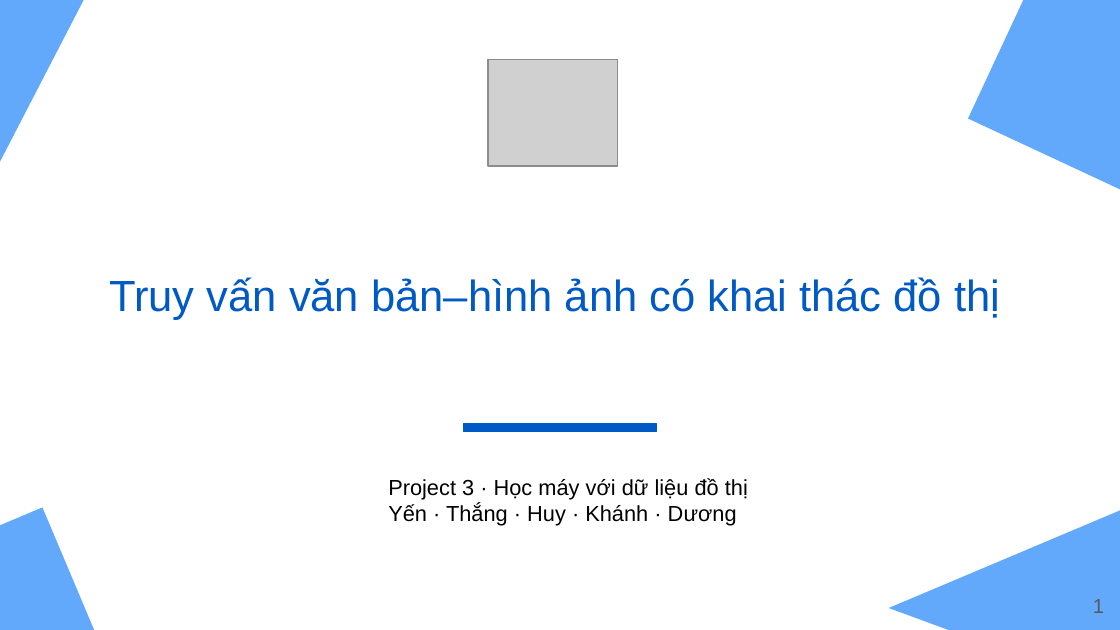
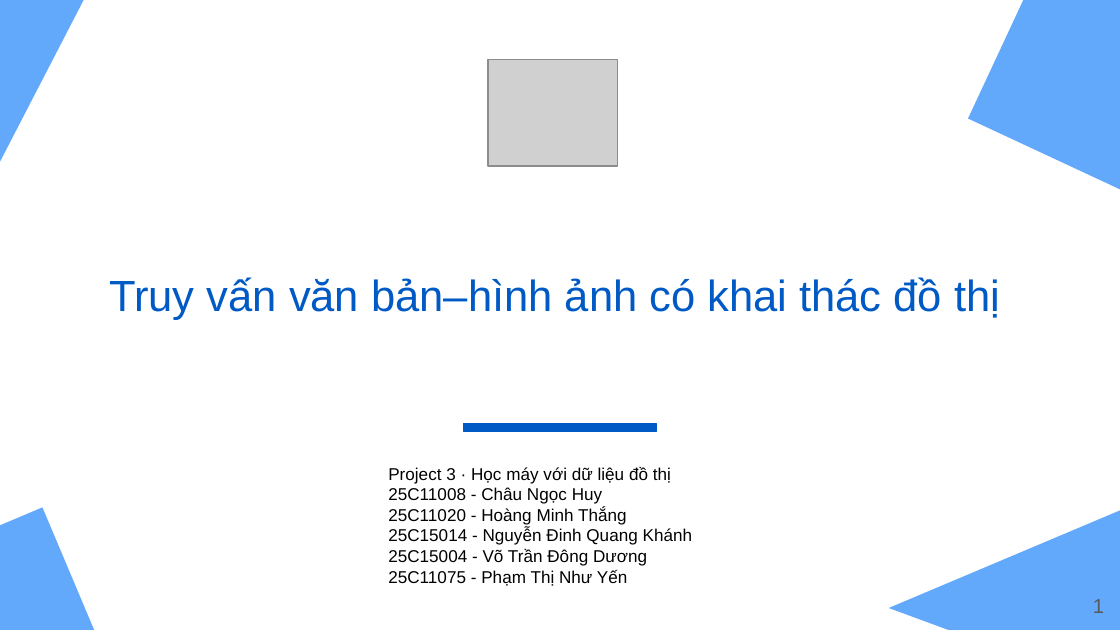
Before and after one commit to Chau-Ngoc-Huy/graphml-project3, a slide deck: slide 1 of slides/slides.pptx. Drawn at 1120x630 pixels with LibreOffice and Linux fonts; fonts in the diff are those of the drawing; grey boxes stand for pictures. Boxes give left, top, right and bottom in pixels: in the first picture for what was removed or moved away, otherwise in the second. Text is boxed around its words. In the diff, an @@ line names an element or a change of style, - is before the commit and + after.

```diff
--- a/slides/slides.pptx
+++ b/slides/slides.pptx
@@ title "Project 3 · Học máy ...": place and size @@
-title "Project 3 · Học máy ..." at [388, 478, 748, 525]
+title "Project 3 · Học máy ..." at [388, 467, 693, 586]
@@ title at [388, 467, 671, 484]: size 14 to 11 pt in "Project 3 · Học máy với dữ ..." @@
@@ title at [388, 487, 693, 586]: text changed; size 14 to 11 pt @@
-Yến · Thắng · Huy · Khánh · Dương
+25C11008 - Châu Ngọc Huy
+25C11020 - Hoàng Minh Thắng
+25C15014 - Nguyễn Đinh Quang Khánh
+25C15004 - Võ Trần Đông Dương
+25C11075 - Phạm Thị Như Yến
```
Also in this commit, not shown: 2 other files.
